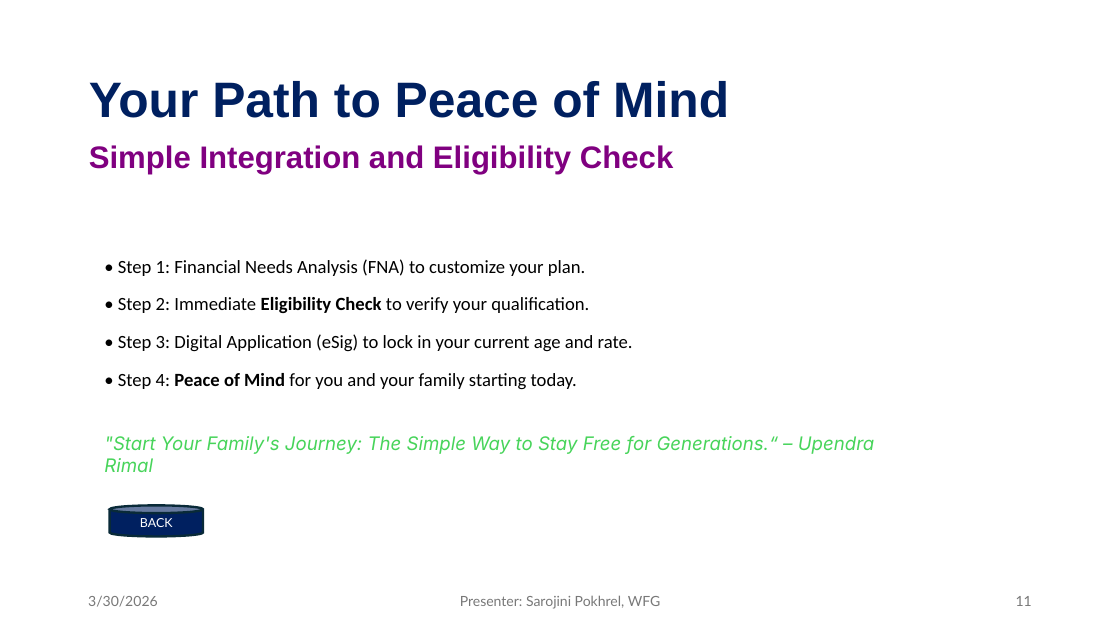
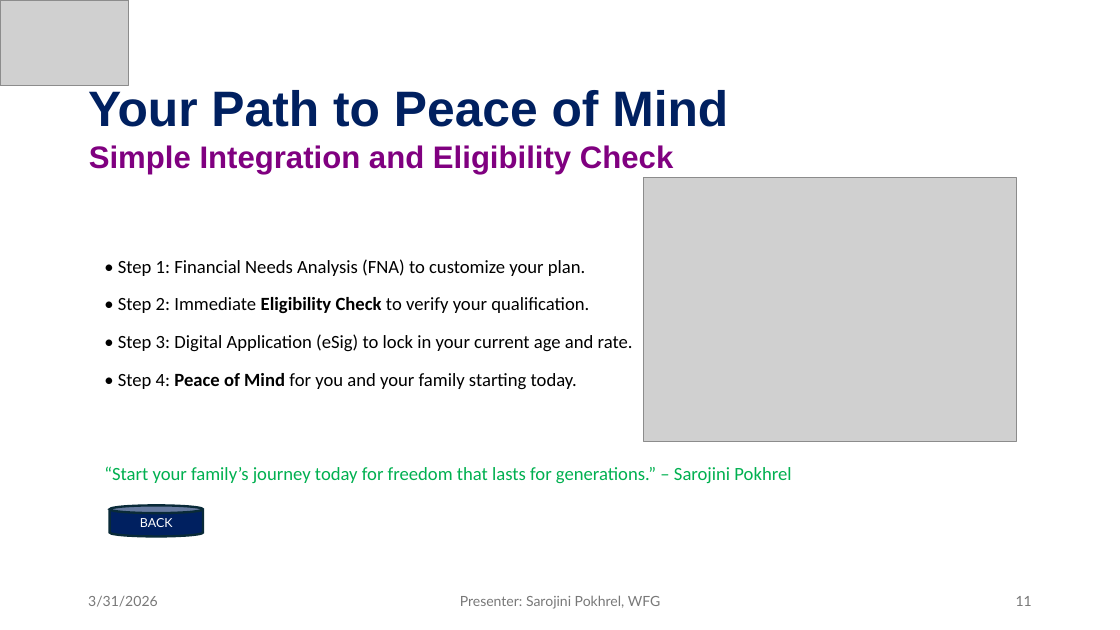
Before and after one commit to my1stgit/testgitrepo, a slide deck: slide 11 of Presentation1.pptm. Drawn at 1120x630 pixels with LibreOffice and Linux fonts; fonts in the diff are those of the drawing; grey boxes stand for pictures. Boxes give left, top, right and bottom in pixels: in the first picture for what was removed or moved away, otherwise in the second. Text is boxed around its words. In the diff, an @@ line names an element or a change of style, - is before the commit and + after.

```diff
--- a/Presentation1.pptm
+++ b/Presentation1.pptm
@@ picture added at [0, 0, 129, 85] @@
@@ text "Your Path to Peace of ...": place and size @@
-text "Your Path to Peace of ..." at [89, 81, 729, 118]
+text "Your Path to Peace of ..." at [88, 90, 728, 127]
@@ picture added at [644, 178, 1017, 442] @@
@@ text at [104, 466, 791, 483]: text changed; font Inter to Calibri; text colour #47D45A to #00B050; italic off @@
-"Start Your Family's Journey: The Simple Way to Stay Free for Generations.“ – Upendra Rimal
+“Start your family’s journey today for freedom that lasts for generations.” – Sarojini Pokhrel
@@ text at [88, 596, 158, 607]: text changed @@
-3/30/2026
+3/31/2026
```
Also in this commit, not shown: 10 other slides changed, 4 other files.
